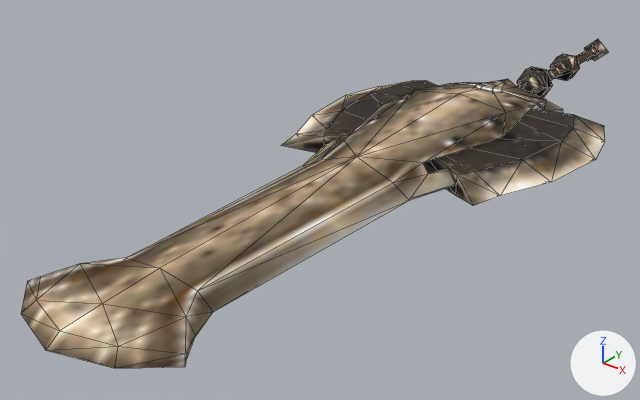
One commit to the glTF model apps/blacksmith/public/models/weapons/we027.glb: the scene before it, then after it.
Camera for both pictures: a 50 mm camera at (143.0, -297.0, 111.0) aimed at (-21.0, -92.0, -16.0). The lights are fixed; the arrows at lower right show +X, +Y and +Z. The picture after the commit comes second. Mesh edges are drawn as thin lines. Vertices at exactly the same position are counted once.
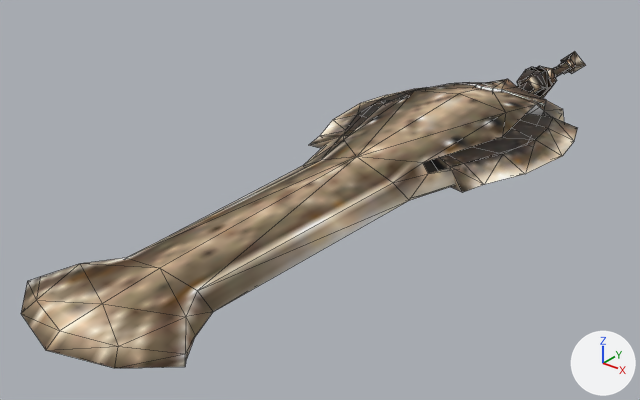
The newer file adds a shape key; the second version is drawn at full value of the shape key 'sheathed' of 'Mesh_0', and the change is written as the vertex moves it makes.

Location of each change, [x1, y1, x2, y2] in pixels of the pictures (640 x 400 px; the box of a moved part takes in the faces that stretch with it):
'Mesh_0', reshaped: before [21, 39, 608, 368]; after [21, 51, 585, 368]
part 1 of me_mesh_0, moved or reshaped: before [550, 50, 593, 81]; after [536, 62, 569, 88]
part 2 of me_mesh_0, moved or reshaped: before [582, 39, 608, 61]; after [558, 51, 585, 74]
part 3 of me_mesh_0, moved or reshaped (not visible afterwards): before [547, 63, 567, 80]
part 4 of me_mesh_0, moved or reshaped: before [281, 80, 605, 206]; after [309, 87, 578, 193]

The change, as a list of edits to the scene's bpy script:
```text
Change me_mesh_0:
    used by ob_mesh_0; location = (0.0, 0.0, 0.0); scale = (49.6, 212.0, 11.9)
    remove me_mesh_0.from_pydata(...)  # 221 vertices, 378 faces; spans x -1.0..1.0, y -1.0..0.39, z -1.0..1.0
    add me_mesh_0.from_pydata(...)  # 221 vertices, 378 faces; spans x -0.81..0.81, y -1.0..0.27, z -1.0..1.0
    me_mesh_0 part 1: the loose piece of 24 vertices spanning x -0.11..0.11, y 0.2..0.34, z -0.39..0.39 is scaled about its middle by (1, 0.918, 1), then moved by (0.0, -0.11, 0.0)
    me_mesh_0 part 2: the loose piece of 13 vertices spanning x -0.11..0.11, y 0.32..0.39, z -0.41..0.41 is moved by (0.0, -0.11, 0.0)
    me_mesh_0 part 3: the loose piece of 8 vertices spanning x -0.05..0.05, y 0.1..0.22, z -0.22..0.22 is scaled about the mesh origin by (1, 0.487, 1)
    me_mesh_0 part 4: 40 of 221 vertices moved; they spanned x -1.0..1.0, y -0.44..-0.05, z -0.45..0.45 and now span x -0.81..0.81, y -0.42..-0.08, z -0.45..0.45; mean shift (0.0, -0.01, 0.0); largest move (1.0, -0.19, 0.0) -> (0.81, -0.21, 0.0)
```
